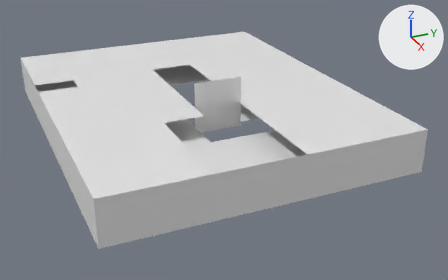
Two versions of the Blender file Map-Based Optimizations/occluders/occluder_escape_garage.blend, one commit apart.
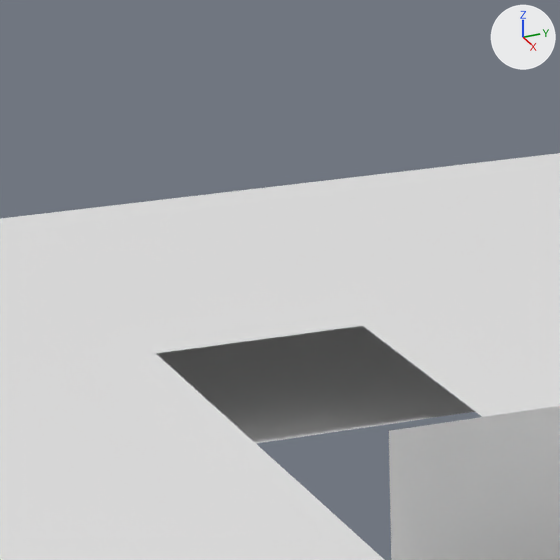
There are two pictures of each version: one whole from a 50 mm lens placed at (114.3, -30.4, 44.7), pointed at (14.8, 14.4, -5.0), one close up on the part from 28% to 50% of the width and 2% to 38% of the height. Arrows for +X, +Y and +Z are at upper right; the lights stay in place.

Objects in the first close-up: 'oc_plane_07', 'oc_plane_08', 'oc_plane_13', 'oc_plane_16', 'oc_plane_17', 'oc_plane_20', 'oc_plane_22'.
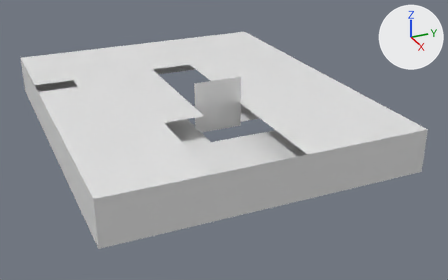
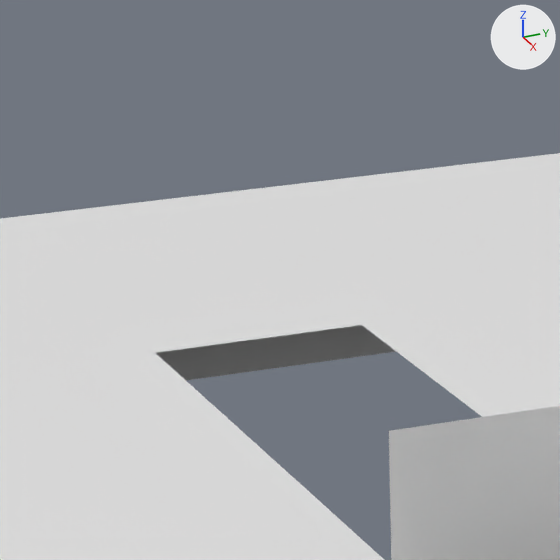
Where the newer file only moved an object's origin or applied its transform, the numbers keep the older frame.

Changed parts and their boxes [x1, y1, x2, y2] in the close-ups (560 x 560 px):
'oc_plane_16', reshaped: before [6, 196, 362, 353]; after [6, 196, 289, 295]
'oc_plane_08', moved: before [156, 326, 475, 443]; after [156, 325, 396, 380]
'oc_plane_07', reshaped (not visible before): after [239, 359, 334, 372]
'oc_plane_15', unchanged, uncovered by the edit: after [92, 270, 361, 353]

The change, as a diff of the scene's bpy script:
```diff
--- a/Map-Based Optimizations/occluders/occluder_escape_garage.blend.py
+++ b/Map-Based Optimizations/occluders/occluder_escape_garage.blend.py
@@ me_oc_plane_07 @@
 me_oc_plane_07.from_pydata(...)  # 4 vertices, 1 face; spans x -55.0..0.0, y 0.0..20.2, z 0.0
 # used by ob_oc_plane_07; parent = ob_rp_occluder_escape_garage; location = (-25.0, -17.0, 0.25); rotation_euler = (0.0, 0.0, 4.712), in degrees (0, 0, 270)
-me_oc_plane_07.vertices[0].co = (-55.0, 20.2, 0.0)
-me_oc_plane_07.vertices[2].co = (0.0, 20.2, 0.0)
+# me_oc_plane_07 part 1
+me_oc_plane_07.vertices[0].co = (-55.0, 12.0, 0.0)
+me_oc_plane_07.vertices[2].co = (0.0, 12.0, 0.0)
 me_oc_plane_07.materials.append(mat_mat_occluder_plane)
@@ me_oc_plane_16 @@
 me_oc_plane_16.from_pydata(...)  # 4 vertices, 1 face; spans x -55.0..0.0, y 9.5..29.5, z 0.0
 # used by ob_oc_plane_16; parent = ob_rp_occluder_escape_garage; location = (4.5, -17.0, 4.25); rotation_euler = (3.142, 0.0, 4.712), in degrees (180, 0, 270)
-me_oc_plane_16.vertices[1].co = (-55.0, 9.5, 0.0)
-me_oc_plane_16.vertices[3].co = (0.0, 9.5, 0.0)
+# me_oc_plane_16 part 2
+me_oc_plane_16.vertices[1].co = (-55.0, 17.5, 0.0)
+me_oc_plane_16.vertices[3].co = (0.0, 17.5, 0.0)
 me_oc_plane_16.materials.append(mat_mat_occluder_plane)
@@ ob_oc_plane_08 @@
 ob_oc_plane_08.parent = ob_rp_occluder_escape_garage
-ob_oc_plane_08.location = (-4.75, -17.0, 0.25)
+ob_oc_plane_08.location = (-13.0, -17.0, 0.25)
 ob_oc_plane_08.rotation_euler = (3.142, 0.0, 4.712)  # degrees (180, 0, 270)
```
